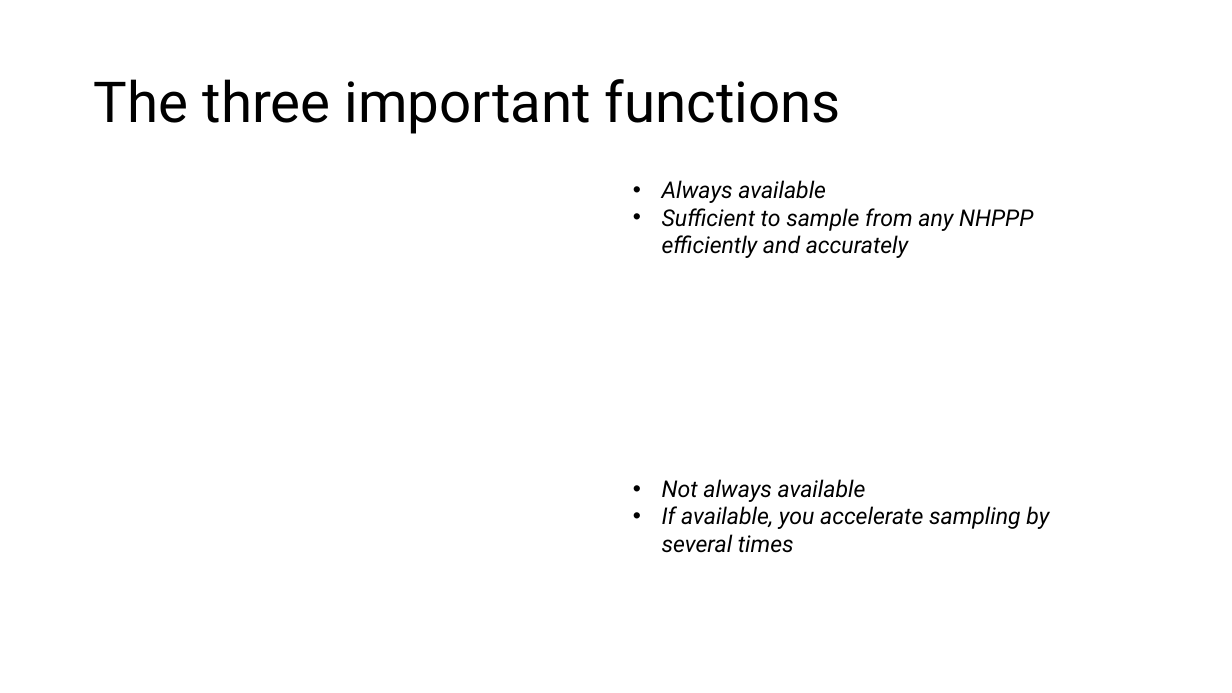
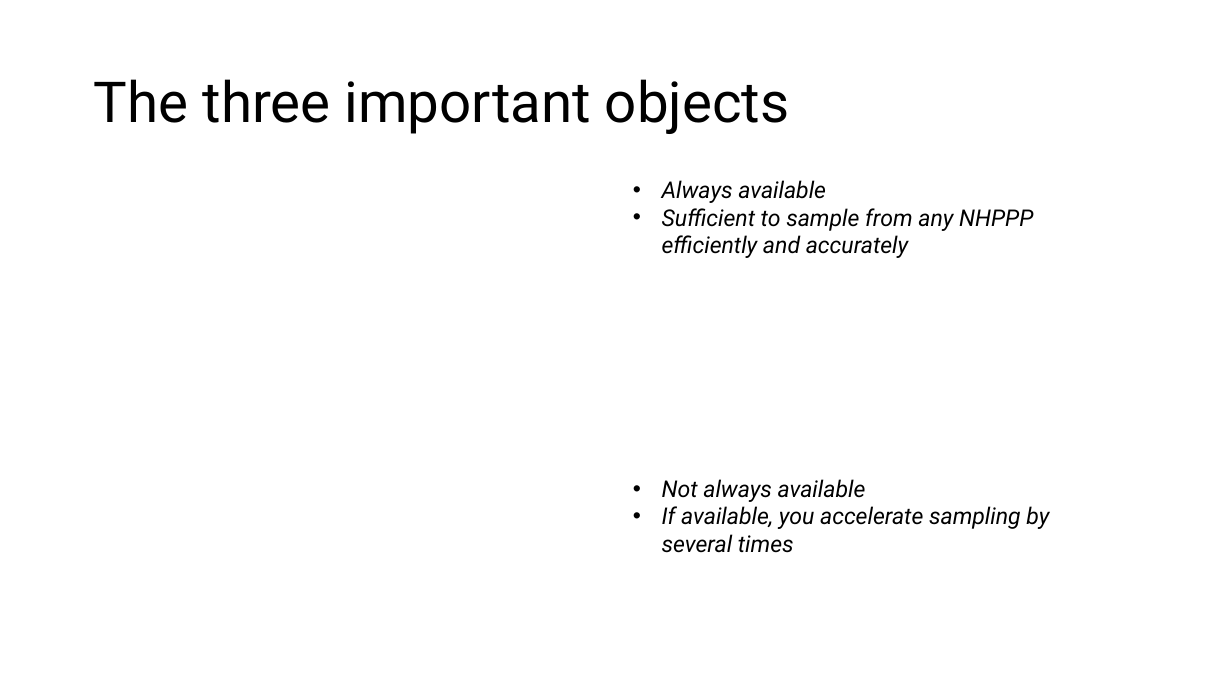
Before and after one commit to ttrikalin/des-R-course, a slide deck: slide 26 of 2026_SMDM/02_Theory.pptx (slide 28 before the commit). Drawn at 1232x693 pixels with LibreOffice and Linux fonts; fonts in the diff are those of the drawing; grey boxes stand for pictures. Boxes give left, top, right and bottom in pixels: in the first picture for what was removed or moved away, otherwise in the second. Text is boxed around its words. In the diff, an @@ line names an element or a change of style, - is before the commit and + after.

```diff
--- a/2026_SMDM/02_Theory.pptx
+++ b/2026_SMDM/02_Theory.pptx
@@ title at <box>94,79,789,134</box>: text changed @@
-The three important functions
+The three important objects
```
Also in this commit, not shown: 4 other slides changed, 2 slides added, 1 slide removed, 9 other files.
